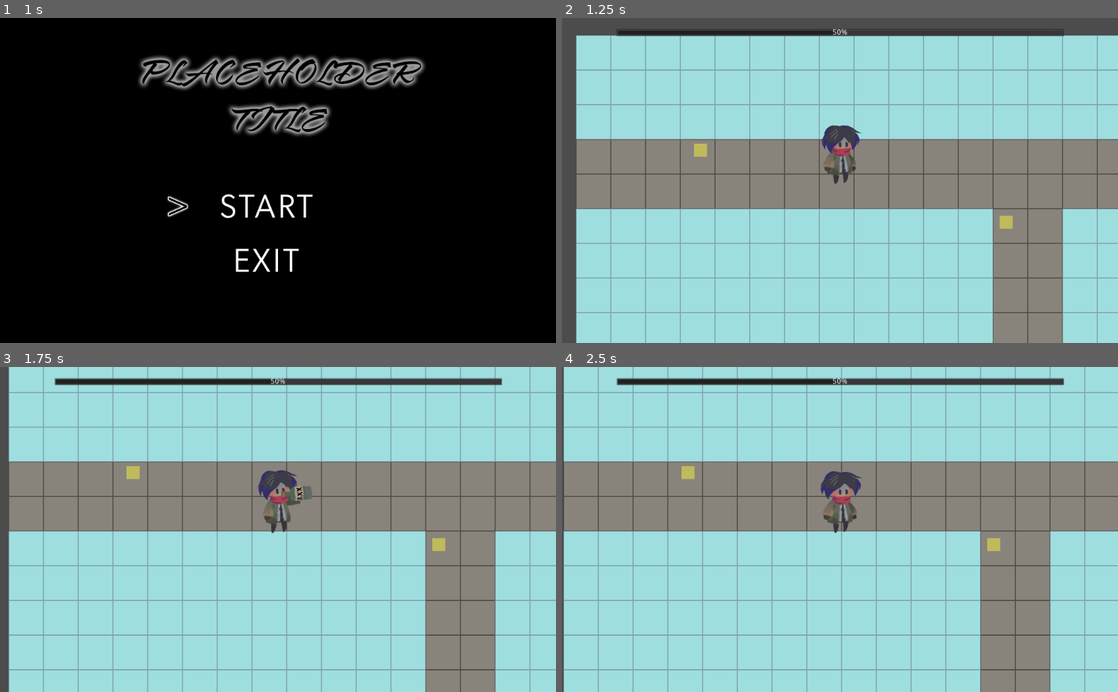
Above: before the commit, frames 1-4 (two rows, left to right).
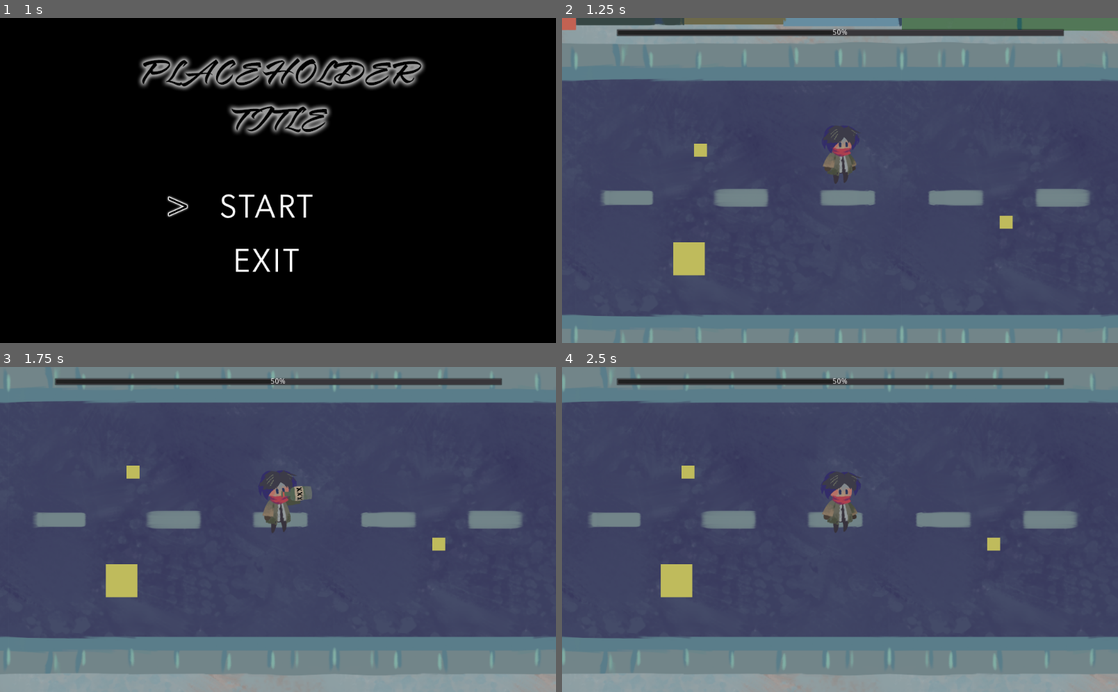
Above: after the commit, the same moments.

Repository: kris-pearman/global-game-jam-2021
Game: Godot game, scene res://Scenes/Screens/Title.tscn
Two runs of this game, one before a commit and one after it. Both use one fixed random seed, a clock stepped at 60 frames per second and the inputs below. The engine's default icon, where the game draws it, is replaced by a stand-in: a white triangle on a blue panel in a dark square. Sound files missing from this copy of the repository are replaced by a short silence.
Inputs:
- Up to frame 1 (1 s): tap Enter (ui_accept) at 0.5, 0.77 s; hold Right (right) from 0.53 s (still down)
- Up to frame 2 (1.25 s): keep holding Right (right)
- Up to frame 3 (1.75 s): release Right (right) at 1.28 s; hold Down (down) from 1.28 s (still down); tap Enter (ui_accept) at 1.52 s
- Up to frame 4 (2.5 s): release Down (down) at 2.03 s; hold Right (right) from 2.03 s (still down)

Frame 1 is identical in both runs. In frame 2, 94% of the frame differs, in the area x 0-100%, y 0-100%; in frame 3, 94%; in frame 4, 95%.

Commit message:
added tilemaps + collectable to main scene

Diff:
--- a/Global Game Jam 2021/Scenes/Game.tscn
+++ b/Global Game Jam 2021/Scenes/Game.tscn
@@ -1,32 +1,19 @@
-[gd_scene load_steps=8 format=2]
+[gd_scene load_steps=12 format=2]
 
 [ext_resource path="res://Scenes/Player.tscn" type="PackedScene" id=1]
 [ext_resource path="res://Scenes/Pickup/Pickup.tscn" type="PackedScene" id=2]
 [ext_resource path="res://Scenes/UI/DrunkBar.gd" type="Script" id=3]
-[ext_resource path="res://Scenes/Map/Map.tscn" type="PackedScene" id=4]
+[ext_resource path="res://Assets/Tilesets/BaseTile.tscn" type="PackedScene" id=4]
 [ext_resource path="res://Scenes/Game.gd" type="Script" id=5]
 [ext_resource path="res://Music/Intro.wav" type="AudioStream" id=6]
 [ext_resource path="res://Music/Main loop.wav" type="AudioStream" id=7]
+[ext_resource path="res://Assets/Tilesets/Building.tscn" type="PackedScene" id=8]
+[ext_resource path="res://Assets/Tilesets/Grass.tscn" type="PackedScene" id=9]
+[ext_resource path="res://Assets/Tilesets/Road.tscn" type="PackedScene" id=10]
+[ext_resource path="res://Scenes/Collectable/Collectable.tscn" type="PackedScene" id=11]
 
 [node name="Game" type="Node"]
 script = ExtResource( 5 )
-
-[node name="TileMap" parent="." instance=ExtResource( 4 )]
-
-[node name="YSort" type="YSort" parent="TileMap"]
-
-[node name="Player" parent="TileMap/YSort" instance=ExtResource( 1 )]
-position = Vector2( 472.785, 268.485 )
-
-[node name="Pickup" parent="TileMap/YSort" instance=ExtResource( 2 )]
-position = Vector2( 791.984, 345.224 )
-type = "coffee"
-value = -10
-
-[node name="Pickup2" parent="TileMap/YSort" instance=ExtResource( 2 )]
-position = Vector2( 229.181, 212.07 )
-type = "booze"
-value = 10
 
 [node name="CanvasLayer" type="CanvasLayer" parent="."]
 
@@ -70,4 +57,34 @@
 
 [node name="Main" type="AudioStreamPlayer" parent="."]
 stream = ExtResource( 7 )
+
+[node name="YSort" type="YSort" parent="."]
+
+[node name="BaseTile" parent="YSort" instance=ExtResource( 4 )]
+tile_data = PoolIntArray( -1, 0, 0, -65536, 0, 0, -65535, 0, 0, -65534, 0, 0, 65535, 0, 0, 0, 0, 0, 1, 0, 0, 2, 0, 0, 131071, 0, 0, 65536, 0, 0, 65537, 0, 0, 65538, 0, 0 )
+
+[node name="Building" parent="YSort" instance=ExtResource( 8 )]
+tile_data = PoolIntArray( -65537, 4, 0, -131072, 4, 0, -131071, 4, 0, -131070, 4, 0, -1, 1, 0, -65536, 2, 0, -65535, 3, 0 )
+
+[node name="Grass" parent="YSort" instance=ExtResource( 9 )]
+tile_data = PoolIntArray( -65534, 0, 6, 2, 0, 6, 65538, 0, 6 )
+
+[node name="Road" parent="YSort" instance=ExtResource( 10 )]
+tile_data = PoolIntArray( 65535, 0, 3, 0, 0, 131074, 1, 0, 65538 )
+
+[node name="Player" parent="." instance=ExtResource( 1 )]
+position = Vector2( 472.785, 268.485 )
+
+[node name="Pickup" parent="." instance=ExtResource( 2 )]
+position = Vector2( 791.984, 345.224 )
+type = "coffee"
+value = -10
+
+[node name="Pickup2" parent="." instance=ExtResource( 2 )]
+position = Vector2( 229.181, 212.07 )
+type = "booze"
+value = 10
+
+[node name="Area2D" parent="." instance=ExtResource( 11 )]
+position = Vector2( 208.235, 411.131 )
 [connection signal="finished" from="Intro" to="." method="_on_Intro_finished"]
